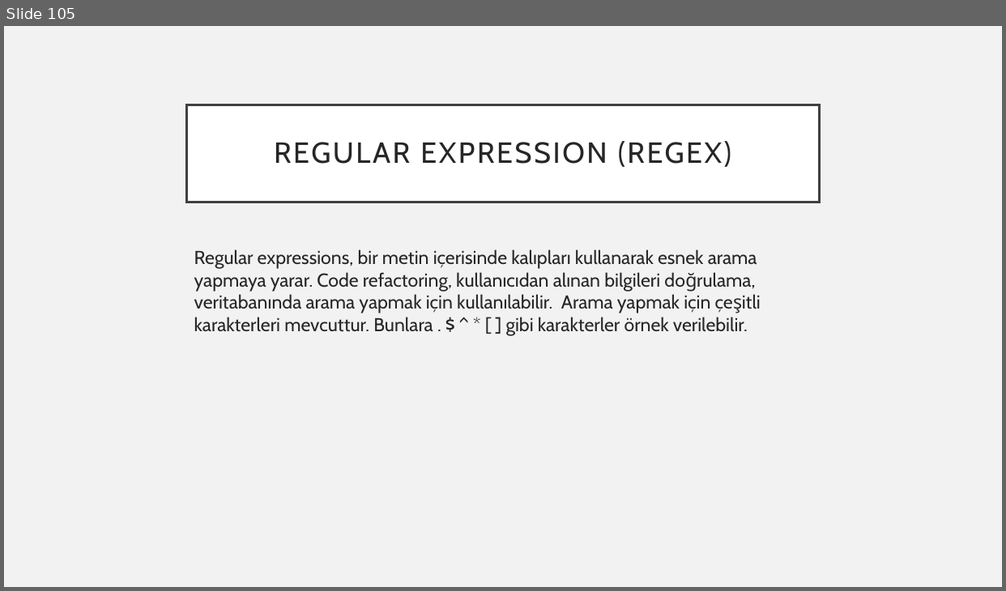
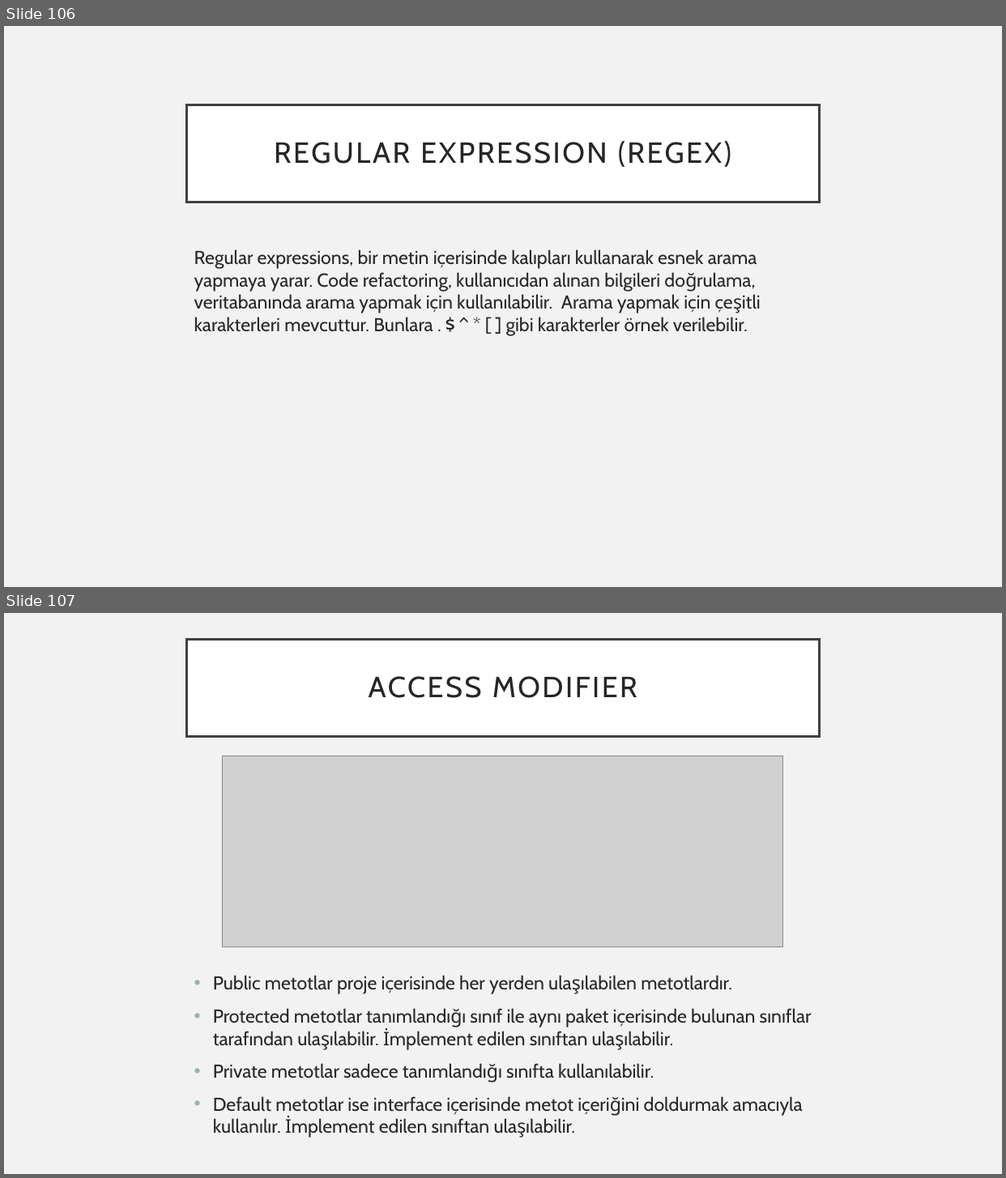
Before and after one commit to 207-Atmosware-Java-Bootcamp/5_hafta_sali_carsamba_odevi-ardakozann, a slide deck: Turkcell_bootcamp_ArdaKozan.pptx. Shown one above the other, each under a label of ours: slide 105 before the commit, slides 106 and 107 after it. The pictures are 1006x591 and 1006x1178 pixels, drawn with LibreOffice and Linux fonts; fonts in the diff are those of the drawing; grey boxes stand for pictures. Boxes give left, top, right and bottom in pixels: in the first picture for what was removed or moved away, otherwise in the second. Text is boxed around its words. In the diff, an @@ line names an element or a change of style, - is before the commit and + after.

```diff
--- a/Turkcell_bootcamp_ArdaKozan.pptx
+++ b/Turkcell_bootcamp_ArdaKozan.pptx
@@ slide 107 added at (4,613,1002,1174), background #F2F2F2 @@
@@ title added at (187,639,819,736), fill #FFFFFF, outline #404040 2.5 pt, 28 pt, text #262626 @@
+ACCESS MODIFIER
@@ picture added at (223,756,783,948) @@
@@ text added at (213,975,812,1138), 18 pt, text #262626 @@
+• Public metotlar proje içerisinde her yerden ulaşılabilen metotlardır.
+• Protected metotlar tanımlandığı sınıf ile aynı paket içerisinde bulunan sınıflar tarafından ulaşılabilir. İmplement edilen sınıftan ulaşılabilir.
+• Private metotlar sadece tanımlandığı sınıfta kullanılabilir.
+• Default metotlar ise interface içerisinde metot içeriğini doldurmak amacıyla kullanılır. İmplement edilen sınıftan ulaşılabilir.
@@ what was slide 105 is now slide 106 @@
```
Also in this commit, not shown: 2 slides changed, 3 other slides added, 2 other files.
